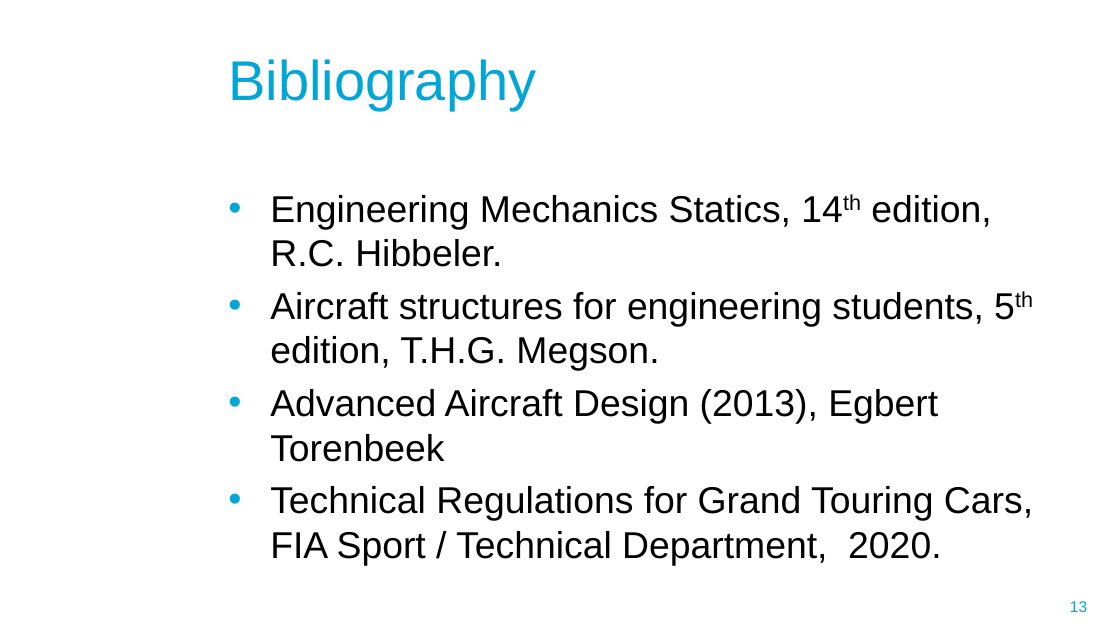
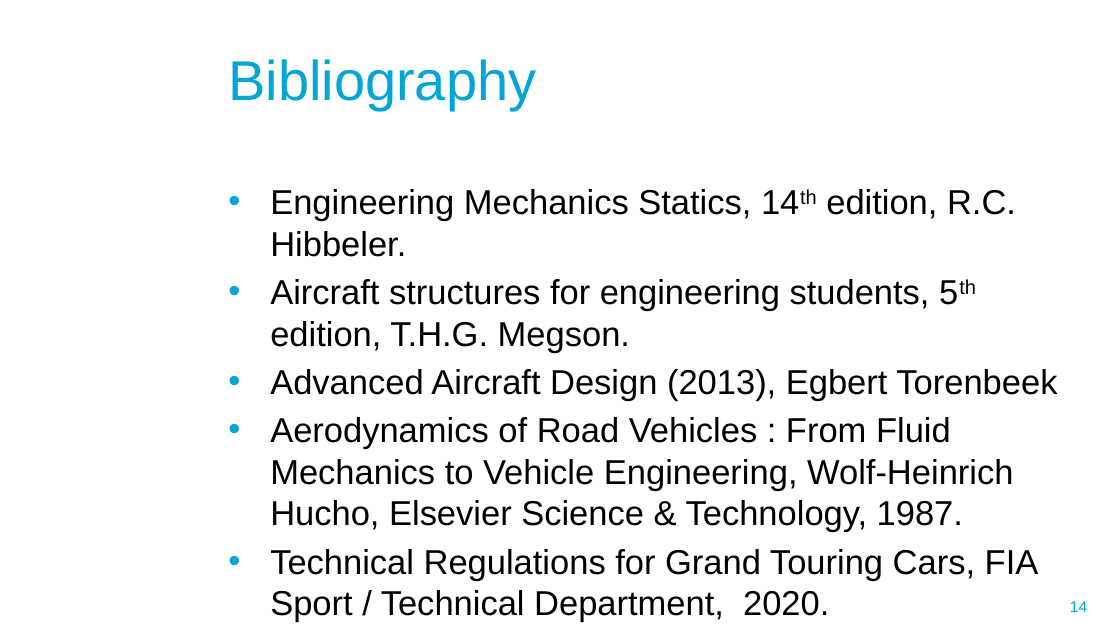
Before and after one commit to BasvManen/KBE_Assignment, a slide deck: slide 14 of Deliverables/Knowledge_acquisition_slides.pptx (slide 13 before the commit). Drawn at 1120x630 pixels with LibreOffice and Linux fonts; fonts in the diff are those of the drawing; background and template pictures are left out. Boxes give left, top, right and bottom in pixels: in the first picture for what was removed or moved away, otherwise in the second. Text is boxed around its words. In the diff, an @@ line names an element or a change of style, - is before the commit and + after.

Commit message:
slides en file update

```diff
--- a/Deliverables/Knowledge_acquisition_slides.pptx
+++ b/Deliverables/Knowledge_acquisition_slides.pptx
@@ text at <box>270,189,1057,622</box>: size 24 to 22.2 pt in "Engineering Mechanics Statics, 14th edition, R.C. Hibbeler.", "Aircraft structures for engineering students, 5th edition, ...", "Advanced Aircraft Design (2013), Egbert Torenbeek", "Technical Regulations for Grand Touring Cars, FIA ..." @@
@@ text at <box>270,417,1013,532</box>: paragraph added @@
+• Aerodynamics of Road Vehicles : From Fluid Mechanics to Vehicle Engineering, Wolf-Heinrich Hucho, Elsevier Science & Technology, 1987.
@@ page number at <box>1070,601,1087,612</box>: text changed @@
-13
+14
```
Also in this commit, not shown: 1 slide added, 2 other files.
